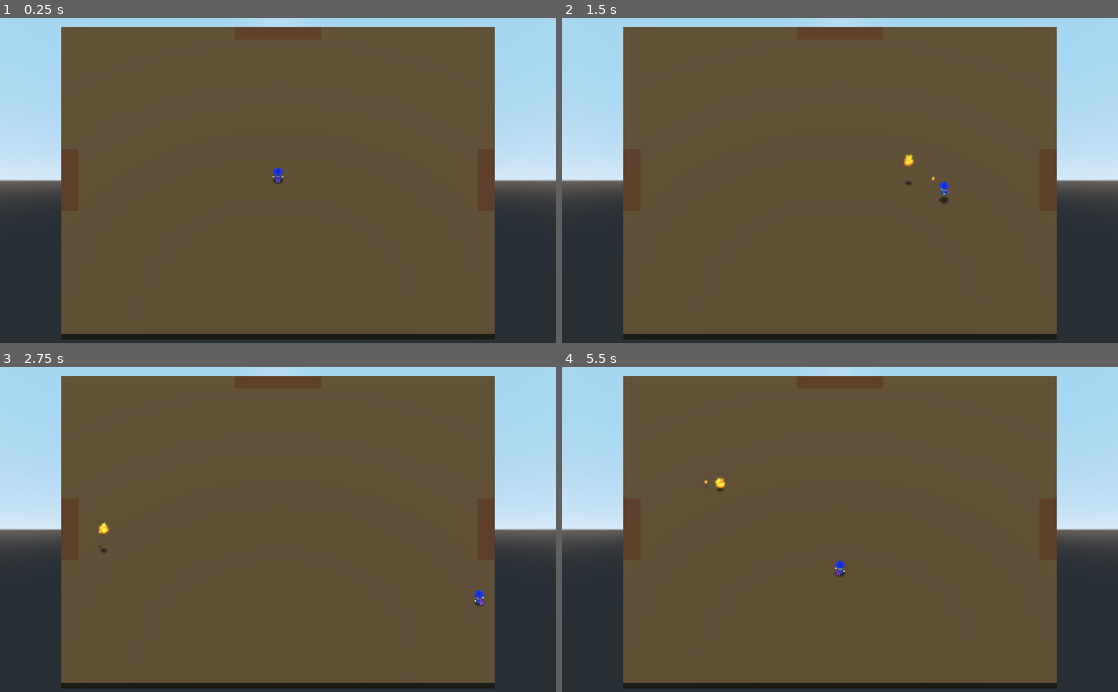
Above: before the commit, frames 1-4 (two rows, left to right).
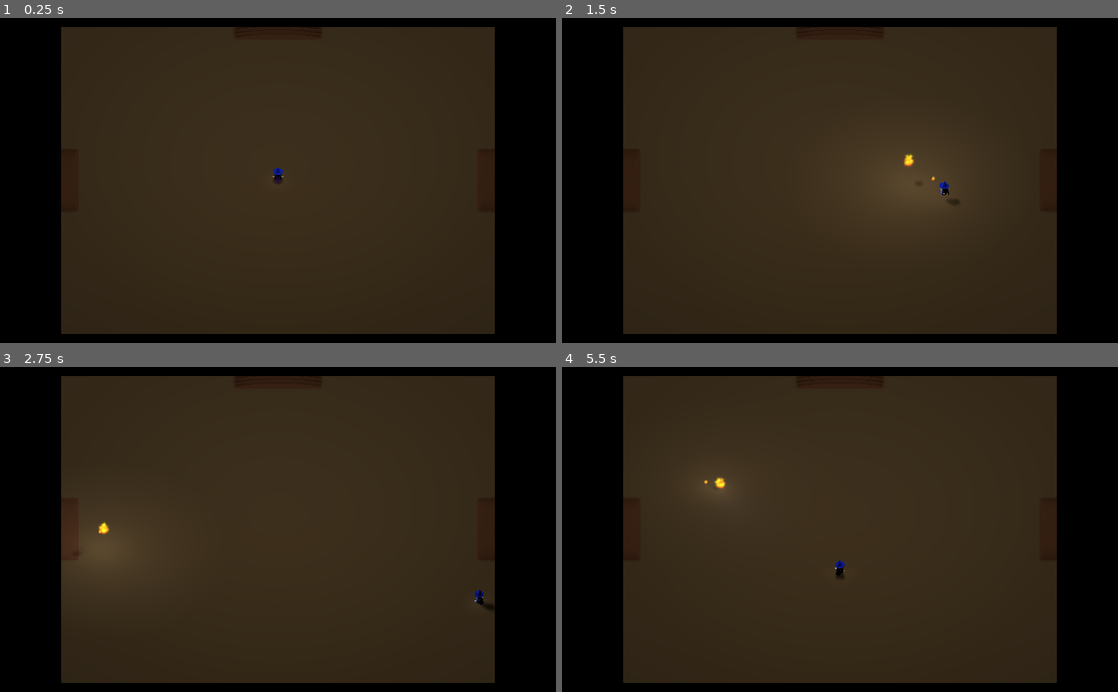
Above: after the commit, the same moments.

Repository: jaredbwasserman/game-jams
Game: Godot game, scene res://scenes/Main.tscn
The game is run twice, just before and just after one commit, with the same random seed, the same clock (stepped at 60 frames per second) and the same inputs.
Inputs (mouse positions are in pixels of both pictures, inside the frame that each line leads up to):
- Up to frame 1 (0.25 s): no input
- Up to frame 2 (1.5 s): tap Enter at 0.5 s; move the mouse to (962, 164) at 0.52 s; press the mouse at (962, 164) at 0.53 s; hold Right (move_right) 0.53-1.28 s; tap Space (jump) at 0.77 s; move the mouse to (728, 196) at 1.27 s; release the mouse at (728, 196) at 1.28 s; hold Down (move_back) from 1.28 s (still down); click (728, 196) at 1.35 s
- Up to frame 3 (2.75 s): tap Space (jump) at 1.52 s; move the mouse to (333, 458) at 2.02 s; release Down (move_back) at 2.03 s; press the mouse at (333, 458) at 2.03 s; hold Right (move_right) from 2.03 s (still down)
- Up to frame 4 (5.5 s): move the mouse to (812, 594) at 2.77 s; release Right (move_right) at 2.78 s; release the mouse at (812, 594) at 2.78 s; hold Up (move_forward) 2.78-3.53 s; click (812, 594) at 2.85 s; tap Space (jump) at 3.02, 3.77, 4.52 s; move the mouse to (1006, 578) at 3.52 s; press the mouse at (1006, 578) at 3.53 s; hold Left (move_left) 3.53-5.03 s; move the mouse to (673, 480) at 4.27 s; release the mouse at (673, 480) at 4.28 s; click (673, 480) at 4.35 s; move the mouse to (867, 529) at 5.02 s; press the mouse at (867, 529) at 5.03 s; hold Down (move_back) from 5.03 s (still down)

The runs differ from the first frame. In frame 1, 100% of the frame differs, in the area x 0-100%, y 0-100%; in frame 2, 96%; in frame 3, 98%; in frame 4, 99%.

Commit message:
Update lighting

Diff:
--- a/bgj-2022-03/default_env.tres
+++ b/bgj-2022-03/default_env.tres
@@ -5,3 +5,6 @@
 [resource]
 background_mode = 2
 background_sky = SubResource( 1 )
+background_energy = 0.0
+ambient_light_energy = 0.0
+ambient_light_sky_contribution = 0.0
--- a/bgj-2022-03/scenes/Fireball.tscn
+++ b/bgj-2022-03/scenes/Fireball.tscn
@@ -76,6 +76,12 @@
 process_material = SubResource( 2 )
 draw_pass_1 = SubResource( 4 )
 
+[node name="Light" type="OmniLight" parent="Spatial"]
+portal_mode = 3
+include_in_bound = false
+light_energy = 0.5
+omni_range = 10.0
+
 [node name="CollisionShape" type="CollisionShape" parent="."]
 shape = SubResource( 1 )
 
--- a/bgj-2022-03/scenes/Main.tscn
+++ b/bgj-2022-03/scenes/Main.tscn
@@ -18,6 +18,13 @@
 
 [node name="Room1" parent="RoomsRoot/RoomsManager/RoomsList" instance=ExtResource( 4 )]
 south_open = false
+
+[node name="OmniLight" type="OmniLight" parent="RoomsRoot/RoomsManager/RoomsList/Room1"]
+transform = Transform( 1, 0, 0, 0, 1, 0, 0, 0, 1, 0, 50, 0 )
+shadow_enabled = true
+omni_range = 100.0
+omni_attenuation = 0.025
+omni_shadow_mode = 0
 
 [node name="Room5" parent="RoomsRoot/RoomsManager/RoomsList" instance=ExtResource( 4 )]
 transform = Transform( 1, 0, 0, 0, 1, 0, 0, 0, 1, 100, 0, -100 )
@@ -55,9 +62,4 @@
 padding = 25
 ground_mesh_path = "/root/Main/RoomsRoot/RoomsManager/RoomsList/Room1/Ground/MeshInstance"
 
-[node name="Sun" type="DirectionalLight" parent="."]
-transform = Transform( 1, 0, 0, 0, -4.37114e-08, 1, 0, -1, -4.37114e-08, 0, 50, 0 )
-light_energy = 2.0
-shadow_enabled = true
-
 [connection signal="new_room_entered" from="Player" to="PlayerCamera" method="_on_Player_new_room_entered"]
--- a/bgj-2022-03/scenes/Player.tscn
+++ b/bgj-2022-03/scenes/Player.tscn
@@ -110,6 +110,11 @@
 mesh = SubResource( 11 )
 material/0 = SubResource( 12 )
 
+[node name="Light" type="OmniLight" parent="Pivot"]
+portal_mode = 2
+include_in_bound = false
+light_energy = 0.5
+
 [node name="CollisionShape" type="CollisionShape" parent="."]
 transform = Transform( 1, 0, 0, 0, -4.37114e-08, -1, 0, 1, -4.37114e-08, 0, 0, 0 )
 shape = SubResource( 1 )
--- a/bgj-2022-03/scripts/Fireball.gd
+++ b/bgj-2022-03/scripts/Fireball.gd
@@ -29,6 +29,12 @@
 	$CollisionShape.set_scale(Vector3(spell_charge, spell_charge, spell_charge))
 	$VisibilityNotifier.set_scale(Vector3(spell_charge, spell_charge, spell_charge))
 
+	# Light range
+	$Spatial/Light.omni_range *= spell_charge
+
+	# Light energy
+	$Spatial/Light.light_energy *= spell_charge
+
 	# Velocity
 	var speed = clamp(
 		base_spell_speed - ((spell_charge - 1) * 0.05 * base_spell_speed),
